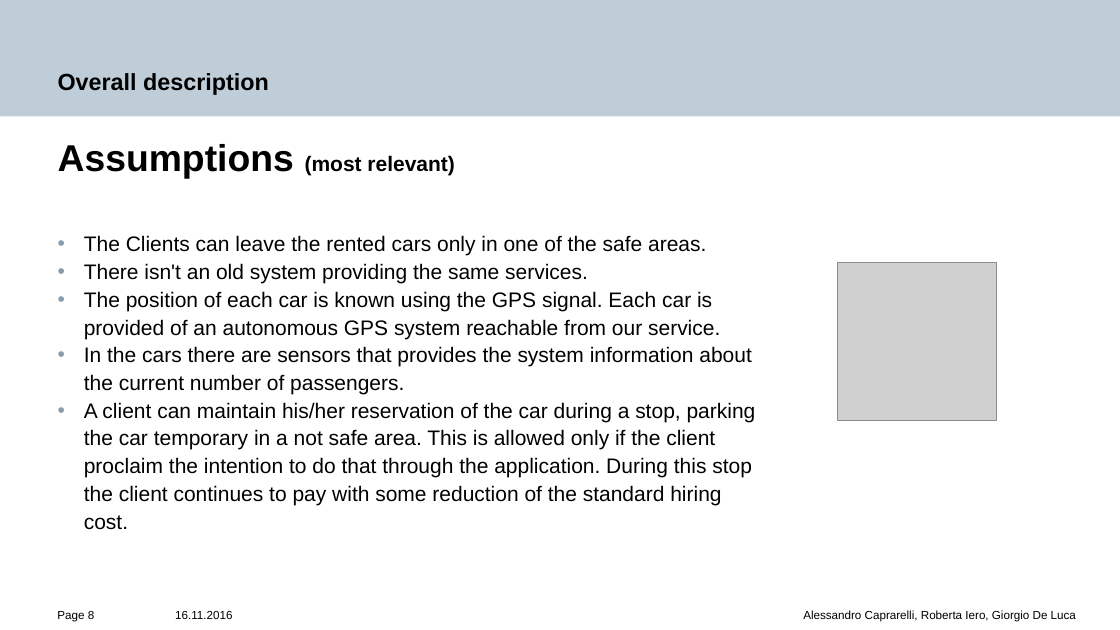
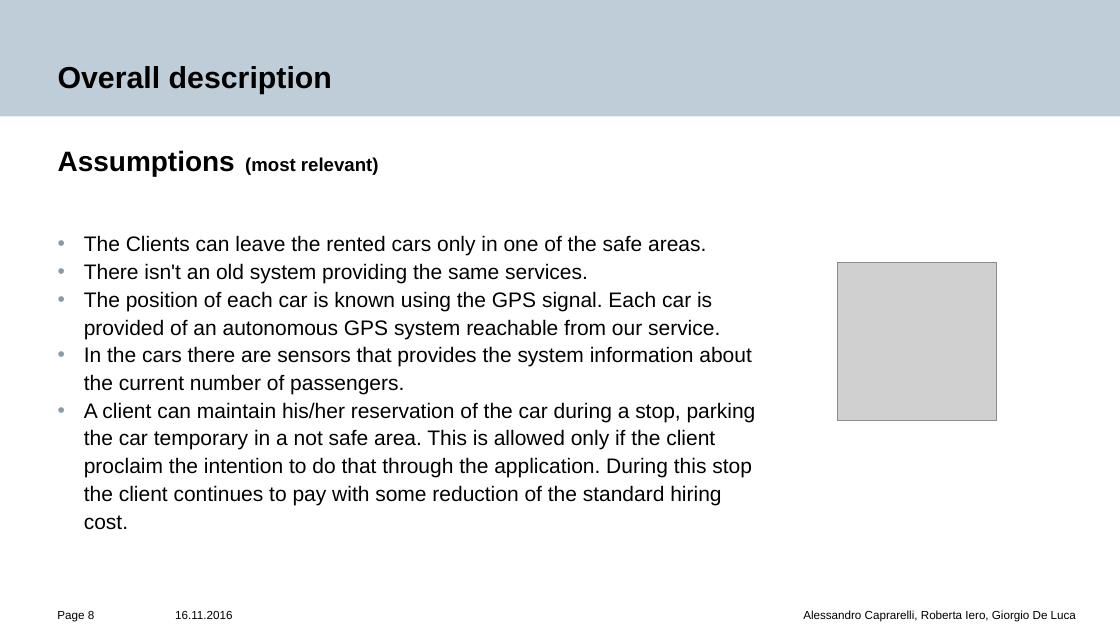
Before and after one commit to alcaprar/CIDSoftwareEngineering2, a slide deck: slide 8 of RASD/Slide.pptx. Drawn at 1120x630 pixels with LibreOffice and Linux fonts; fonts in the diff are those of the drawing; grey boxes stand for pictures; background and template pictures are left out. Boxes give left, top, right and bottom in pixels: in the first picture for what was removed or moved away, otherwise in the second. Text is boxed around its words. In the diff, an @@ line names an element or a change of style, - is before the commit and + after.

Commit message:
Slides

```diff
--- a/RASD/Slide.pptx
+++ b/RASD/Slide.pptx
@@ title "Overall description" at (58, 66, 332, 94): size 20 to 26 pt @@
@@ text at (58, 150, 379, 176): size 32 to 24 pt in "Assumptions"; size 18 to 16 pt in "(most relevant)" @@
```
Also in this commit, not shown: 14 other slides changed.
